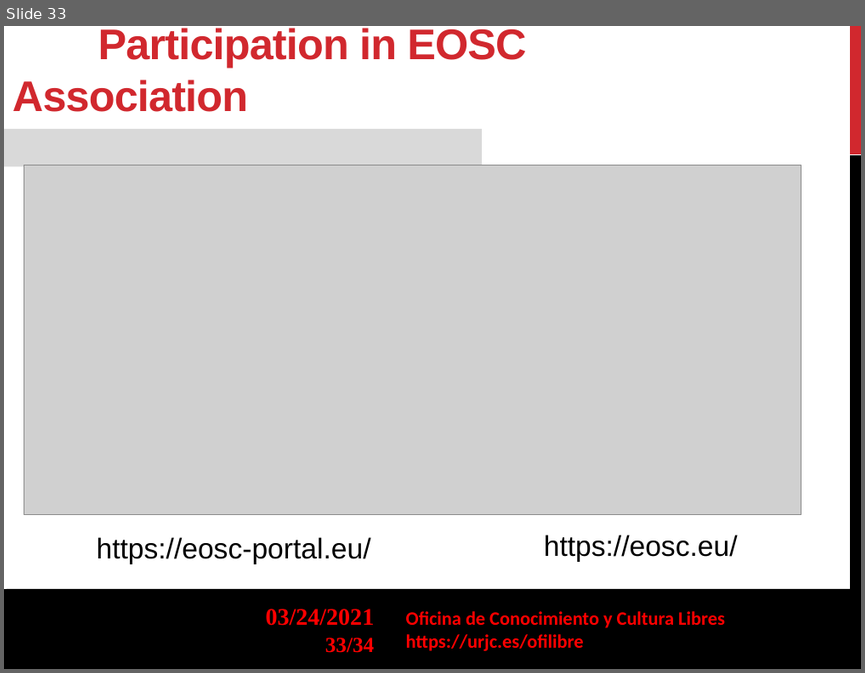
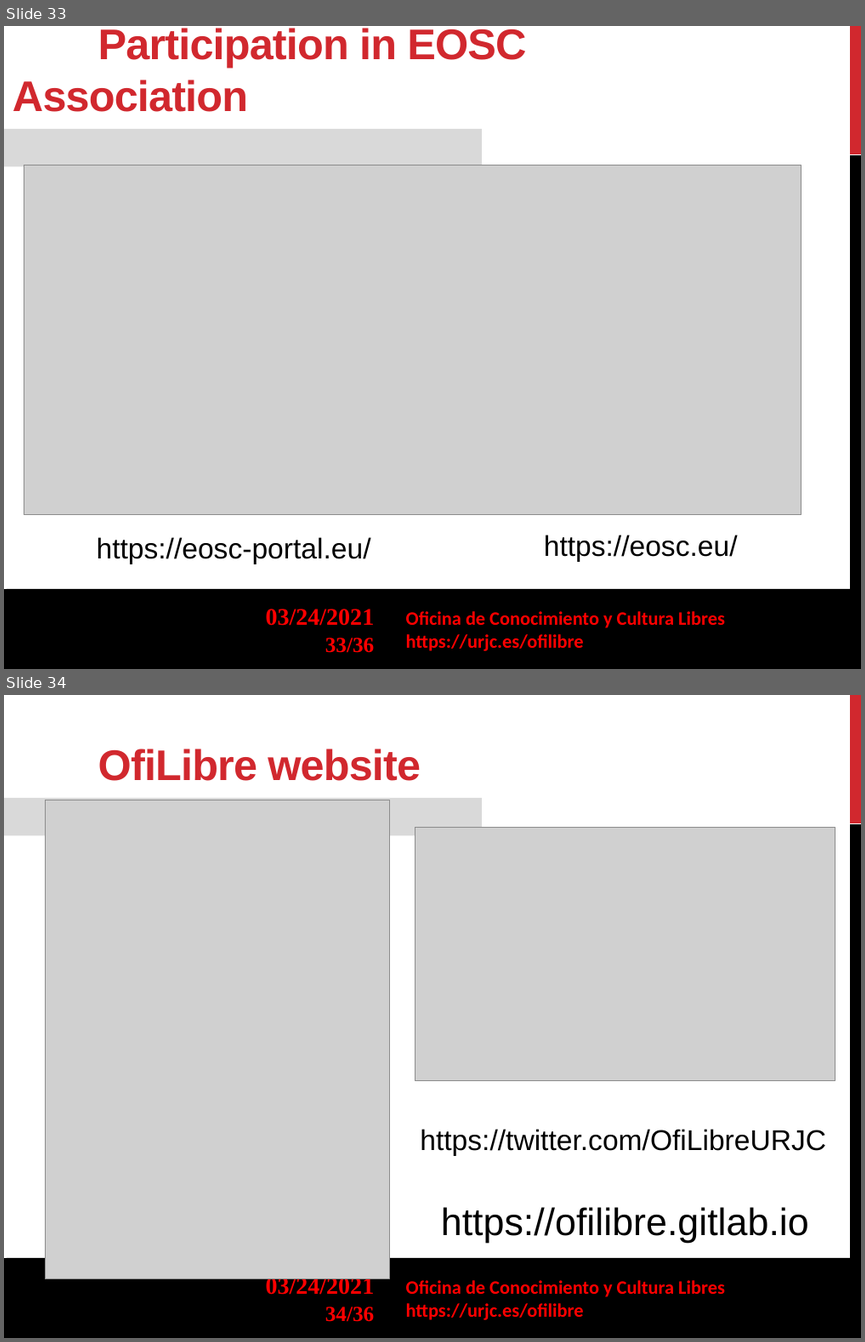
Before and after one commit to gabrielIzquierdo/OfiLibreGabri.github.io, a slide deck: transpas/ofilibre/Ofilibre-presentacion-en.odp. Shown one above the other, each under a label of ours: slide 33 before the commit, slides 33 and 34 after it. The pictures are 865x673 and 865x1342 pixels, drawn with LibreOffice and Linux fonts; fonts in the diff are those of the drawing; grey boxes stand for pictures; background and template pictures are left out. Boxes give left, top, right and bottom in pixels: in the first picture for what was removed or moved away, otherwise in the second. Text is boxed around its words. In the diff, an @@ line names an element or a change of style, - is before the commit and + after.

Commit message:
Latest version for the English version of the OfiLibre presentation

```diff
--- a/transpas/ofilibre/Ofilibre-presentacion-en.odp
+++ b/transpas/ofilibre/Ofilibre-presentacion-en.odp
@@ slide 34 added at [4, 695, 861, 1338], background #FFFFFF; not listed: 7 template elements that a slide beside it also shows @@
@@ text added at [98, 749, 420, 781], 36 pt, text #D1282E, bold @@
+OfiLibre website
@@ picture added at [45, 800, 390, 1278] @@
@@ picture added at [415, 828, 835, 1081] @@
@@ text added at [420, 1129, 826, 1156], 24 pt, text #000000 @@
+https://twitter.com/OfiLibreURJC
@@ text added at [441, 1207, 809, 1242], 32 pt, text #000000 @@
+https://ofilibre.gitlab.io
@@ page number at [325, 637, 374, 652]: text changed @@
-33/34
+33/36
```
Also in this commit, not shown: 3 slides changed, 1 other slide added, 1 other file.
